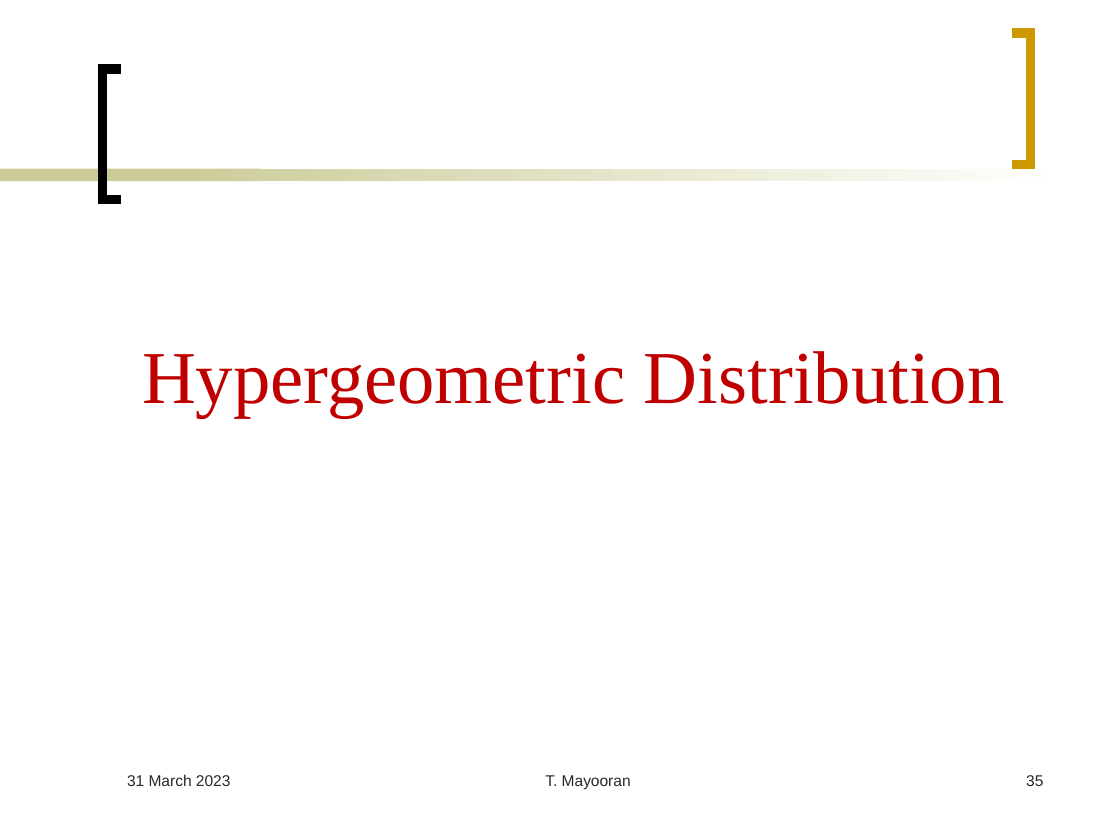
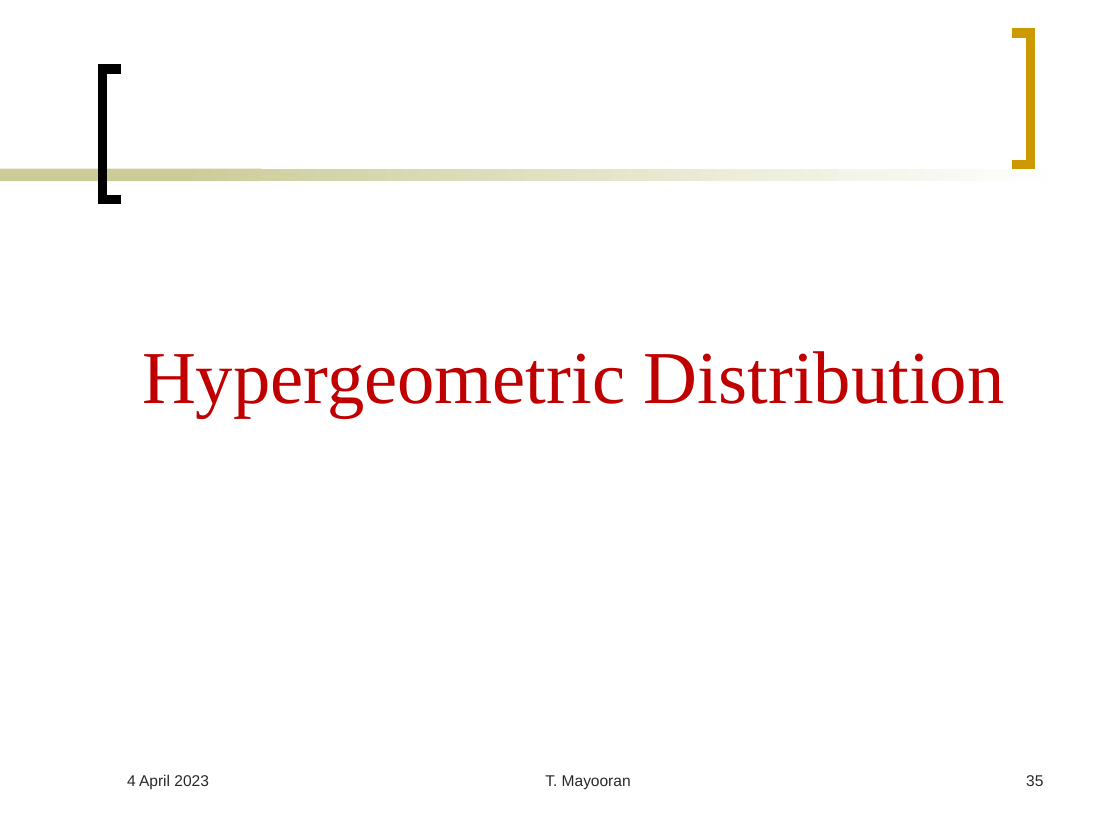
Before and after one commit to Mayooran1987/MC3020, a slide deck: slide 35 of Lec_2.pptx. Drawn at 1120x840 pixels with LibreOffice and Linux fonts; fonts in the diff are those of the drawing. Boxes give left, top, right and bottom in pixels: in the first picture for what was removed or moved away, otherwise in the second. Text is boxed around its words. In the diff, an @@ line names an element or a change of style, - is before the commit and + after.

```diff
--- a/Lec_2.pptx
+++ b/Lec_2.pptx
@@ text at box(127, 774, 209, 789): text changed @@
-31 March 2023
+4 April 2023
```
Also in this commit, not shown: 52 other slides changed, 1 other file.
